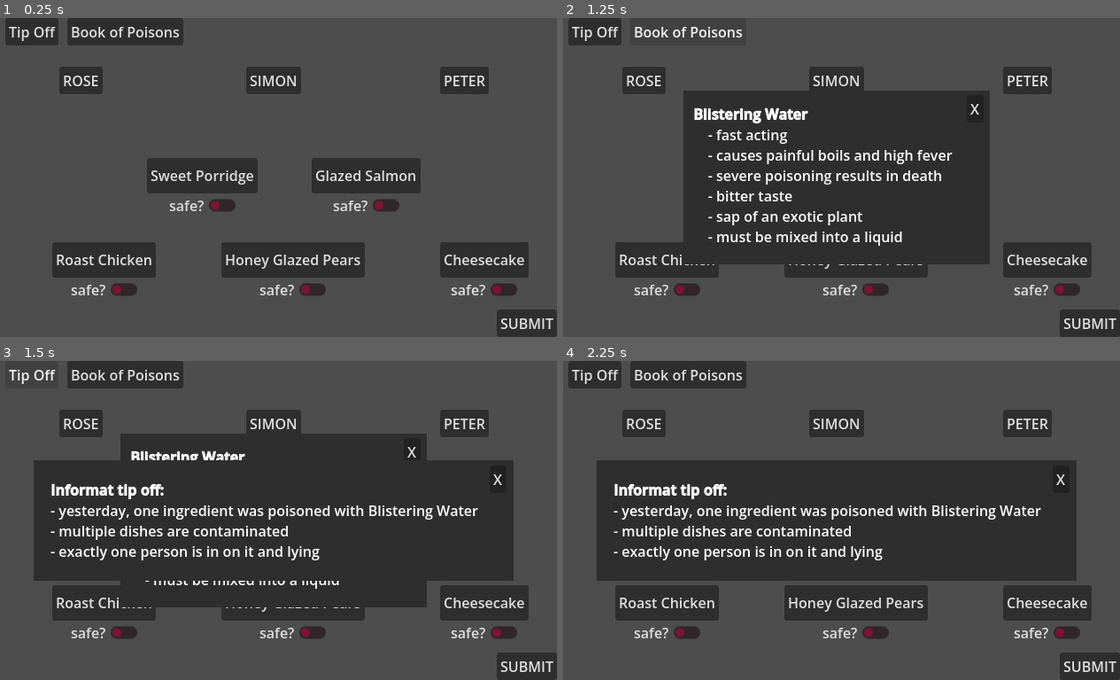
Above: before the commit, frames 1-4 (two rows, left to right).
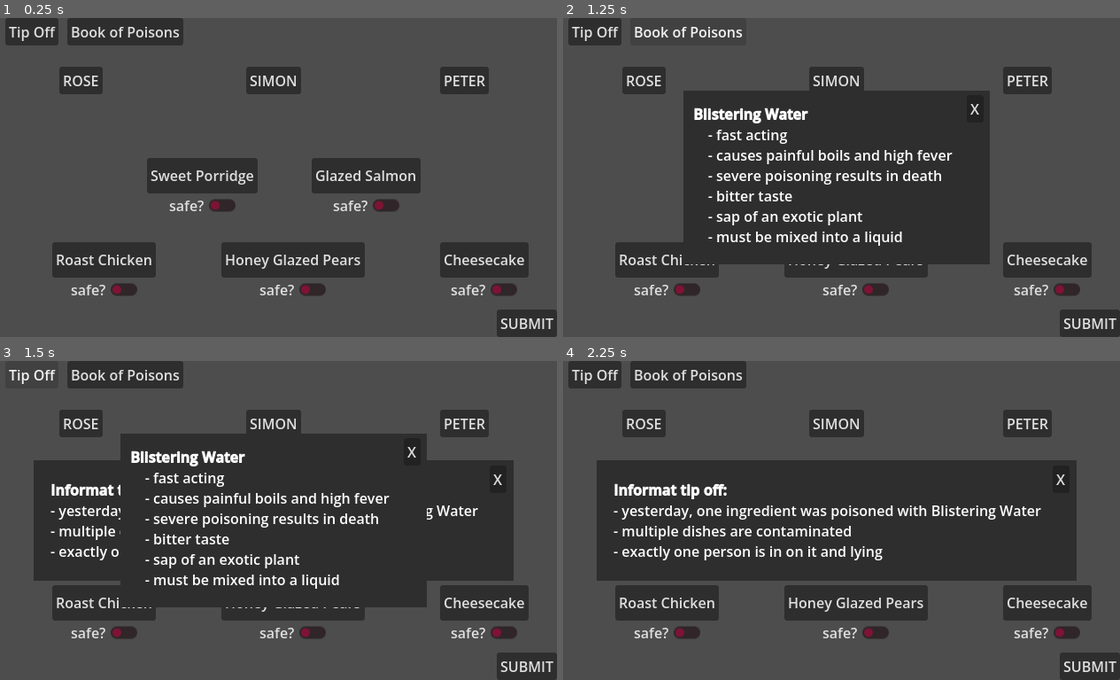
Above: after the commit, the same moments.

Repository: krstnvz/brackeys-gamejam
Game: Godot game, scene res://scenes/Main.tscn
Two runs of this game, one before a commit and one after it. Both use one fixed random seed, a clock stepped at 60 frames per second and the inputs below.
Inputs:
- Up to frame 1 (0.25 s): no input
- Up to frame 2 (1.25 s): click "Book of Poisons" at 0.5 s
- Up to frame 3 (1.5 s): click "Tip Off" at 1.25 s
- Up to frame 4 (2.25 s): click "X" at 2 s

Frames 1-2 are identical in both runs. In frame 3, 4.4% of the frame differs, in the area x 21-77%, y 31-69%; in frame 4, nothing differs.

Commit message:
cleanup:  unify the overlay visibility

Diff:
--- a/scenes/Main.tscn
+++ b/scenes/Main.tscn
@@ -9,8 +9,7 @@
 [ext_resource type="PackedScene" uid="uid://rob1bfdbg0mr" path="res://scenes/Cook.tscn" id="6_c01mt"]
 [ext_resource type="Resource" uid="uid://dnmrawhs2simj" path="res://cooks/simon.tres" id="7_jlsqs"]
 [ext_resource type="Resource" uid="uid://cgweu5mb0amv6" path="res://cooks/peter.tres" id="8_q8u5g"]
-[ext_resource type="Script" uid="uid://c552qem3mt5rr" path="res://scripts/book_overlay.gd" id="10_lhr70"]
-[ext_resource type="Script" uid="uid://jhes5jx3ht77" path="res://scripts/tip_off_overlay.gd" id="11_wp0k4"]
+[ext_resource type="Script" uid="uid://jhes5jx3ht77" path="res://scripts/overlay_visibility.gd" id="11_wp0k4"]
 
 [node name="Main" type="Node" unique_id=447475477 node_paths=PackedStringArray("dishes")]
 script = ExtResource("1_q8u5g")
@@ -88,11 +87,121 @@
 offset_bottom = 31.0
 text = "Book of Poisons"
 
-[node name="BookOverlay" type="CanvasLayer" parent="." unique_id=167102177]
+[node name="TipOffButton" type="Button" parent="." unique_id=338117159]
+offset_left = 17.0
+offset_right = 77.0
+offset_bottom = 31.0
+text = "Tip Off"
+
+[node name="Node" type="Node" parent="." unique_id=1645188447]
+
+[node name="IngredientsOverlay" type="CanvasLayer" parent="Node" unique_id=2074792183]
 visible = false
-script = ExtResource("10_lhr70")
-
-[node name="ColorRect" type="ColorRect" parent="BookOverlay" unique_id=1564265029]
+script = ExtResource("11_wp0k4")
+
+[node name="ColorRect" type="ColorRect" parent="Node/IngredientsOverlay" unique_id=486545134]
+anchors_preset = 8
+anchor_left = 0.5
+anchor_top = 0.5
+anchor_right = 0.5
+anchor_bottom = 0.5
+offset_left = -271.0
+offset_top = -68.0
+offset_right = 271.0
+offset_bottom = 68.0
+grow_horizontal = 2
+grow_vertical = 2
+color = Color(0.18039216, 0.18039216, 0.18039216, 1)
+
+[node name="RichTextLabel" type="RichTextLabel" parent="Node/IngredientsOverlay" unique_id=374442046]
+anchors_preset = 8
+anchor_left = 0.5
+anchor_top = 0.5
+anchor_right = 0.5
+anchor_bottom = 0.5
+offset_left = -252.5
+offset_top = -46.0
+offset_right = 252.5
+offset_bottom = 46.0
+grow_horizontal = 2
+grow_vertical = 2
+bbcode_enabled = true
+text = "[b]Informat tip off:[/b]
+- yesterday, one ingredient was poisoned with Blistering Water
+- multiple dishes are contaminated
+- exactly one person is in on it and lying"
+fit_content = true
+
+[node name="CancelButton" type="Button" parent="Node/IngredientsOverlay" unique_id=1317162803]
+anchors_preset = 8
+anchor_left = 0.5
+anchor_top = 0.5
+anchor_right = 0.5
+anchor_bottom = 0.5
+offset_left = 244.0
+offset_top = -62.0
+offset_right = 263.0
+offset_bottom = -31.0
+grow_horizontal = 2
+grow_vertical = 2
+text = "X"
+
+[node name="TipOffOverlay" type="CanvasLayer" parent="Node" unique_id=754780104]
+visible = false
+script = ExtResource("11_wp0k4")
+
+[node name="ColorRect" type="ColorRect" parent="Node/TipOffOverlay" unique_id=322173053]
+anchors_preset = 8
+anchor_left = 0.5
+anchor_top = 0.5
+anchor_right = 0.5
+anchor_bottom = 0.5
+offset_left = -271.0
+offset_top = -68.0
+offset_right = 271.0
+offset_bottom = 68.0
+grow_horizontal = 2
+grow_vertical = 2
+color = Color(0.18039216, 0.18039216, 0.18039216, 1)
+
+[node name="RichTextLabel" type="RichTextLabel" parent="Node/TipOffOverlay" unique_id=1033028980]
+anchors_preset = 8
+anchor_left = 0.5
+anchor_top = 0.5
+anchor_right = 0.5
+anchor_bottom = 0.5
+offset_left = -252.5
+offset_top = -46.0
+offset_right = 252.5
+offset_bottom = 46.0
+grow_horizontal = 2
+grow_vertical = 2
+bbcode_enabled = true
+text = "[b]Informat tip off:[/b]
+- yesterday, one ingredient was poisoned with Blistering Water
+- multiple dishes are contaminated
+- exactly one person is in on it and lying"
+fit_content = true
+
+[node name="CancelButton" type="Button" parent="Node/TipOffOverlay" unique_id=111208958]
+anchors_preset = 8
+anchor_left = 0.5
+anchor_top = 0.5
+anchor_right = 0.5
+anchor_bottom = 0.5
+offset_left = 244.0
+offset_top = -62.0
+offset_right = 263.0
+offset_bottom = -31.0
+grow_horizontal = 2
+grow_vertical = 2
+text = "X"
+
+[node name="BookOverlay" type="CanvasLayer" parent="Node" unique_id=167102177]
+visible = false
+script = ExtResource("11_wp0k4")
+
+[node name="ColorRect" type="ColorRect" parent="Node/BookOverlay" unique_id=1564265029]
 anchors_preset = 8
 anchor_left = 0.5
 anchor_top = 0.5
@@ -106,7 +215,7 @@
 grow_vertical = 2
 color = Color(0.18039216, 0.18039216, 0.18039216, 1)
 
-[node name="RichTextLabel" type="RichTextLabel" parent="BookOverlay" unique_id=993247710]
+[node name="RichTextLabel" type="RichTextLabel" parent="Node/BookOverlay" unique_id=993247710]
 anchors_preset = 8
 anchor_left = 0.5
 anchor_top = 0.5
@@ -128,7 +237,7 @@
 	- must be mixed into a liquid"
 fit_content = true
 
-[node name="CancelButton" type="Button" parent="BookOverlay" unique_id=294520980]
+[node name="CancelButton" type="Button" parent="Node/BookOverlay" unique_id=294520980]
 anchors_preset = 8
 anchor_left = 0.5
 anchor_top = 0.5
@@ -142,65 +251,8 @@
 grow_vertical = 2
 text = "X"
 
-[node name="TipOffButton" type="Button" parent="." unique_id=338117159]
-offset_left = 17.0
-offset_right = 77.0
-offset_bottom = 31.0
-text = "Tip Off"
-
-[node name="TipOffOverlay" type="CanvasLayer" parent="." unique_id=754780104]
-visible = false
-script = ExtResource("11_wp0k4")
-
-[node name="ColorRect" type="ColorRect" parent="TipOffOverlay" unique_id=322173053]
-anchors_preset = 8
-anchor_left = 0.5
-anchor_top = 0.5
-anchor_right = 0.5
-anchor_bottom = 0.5
-offset_left = -271.0
-offset_top = -68.0
-offset_right = 271.0
-offset_bottom = 68.0
-grow_horizontal = 2
-grow_vertical = 2
-color = Color(0.18039216, 0.18039216, 0.18039216, 1)
-
-[node name="RichTextLabel" type="RichTextLabel" parent="TipOffOverlay" unique_id=1033028980]
-anchors_preset = 8
-anchor_left = 0.5
-anchor_top = 0.5
-anchor_right = 0.5
-anchor_bottom = 0.5
-offset_left = -252.5
-offset_top = -46.0
-offset_right = 252.5
-offset_bottom = 46.0
-grow_horizontal = 2
-grow_vertical = 2
-bbcode_enabled = true
-text = "[b]Informat tip off:[/b]
-- yesterday, one ingredient was poisoned with Blistering Water
-- multiple dishes are contaminated
-- exactly one person is in on it and lying"
-fit_content = true
-
-[node name="CancelButton" type="Button" parent="TipOffOverlay" unique_id=111208958]
-anchors_preset = 8
-anchor_left = 0.5
-anchor_top = 0.5
-anchor_right = 0.5
-anchor_bottom = 0.5
-offset_left = 244.0
-offset_top = -62.0
-offset_right = 263.0
-offset_bottom = -31.0
-grow_horizontal = 2
-grow_vertical = 2
-text = "X"
-
 [connection signal="button_up" from="SubmitButton" to="." method="_on_submit_button_button_up"]
-[connection signal="button_up" from="BookButton" to="BookOverlay" method="_on_book_button_button_up"]
-[connection signal="button_up" from="BookOverlay/CancelButton" to="BookOverlay" method="_on_cancel_button_button_up"]
-[connection signal="button_up" from="TipOffButton" to="TipOffOverlay" method="_on_tip_off_button_button_up"]
-[connection signal="button_up" from="TipOffOverlay/CancelButton" to="TipOffOverlay" method="_on_cancel_button_button_up"]
+[connection signal="button_up" from="BookButton" to="Node/BookOverlay" method="_on_tip_off_button_button_up"]
+[connection signal="button_up" from="TipOffButton" to="Node/TipOffOverlay" method="_on_tip_off_button_button_up"]
+[connection signal="button_up" from="Node/TipOffOverlay/CancelButton" to="Node/TipOffOverlay" method="_on_cancel_button_button_up"]
+[connection signal="button_up" from="Node/BookOverlay/CancelButton" to="Node/BookOverlay" method="_on_cancel_button_button_up"]
--- a/scripts/book_overlay.gd
+++ /dev/null
@@ -1,11 +0,0 @@
-extends CanvasLayer
-
-# Called when the node enters the scene tree for the first time.
-func _ready() -> void:
-	visible = false
-
-func _on_book_button_button_up() -> void:
-	visible = false if visible else true
-
-func _on_cancel_button_button_up() -> void:
-	visible = false
Not shown, removed: scripts/book_overlay.gd.uid
Renamed: scripts/tip_off_overlay.gd -> scripts/overlay_visibility.gd
Renamed: scripts/tip_off_overlay.gd.uid -> scripts/overlay_visibility.gd.uid
